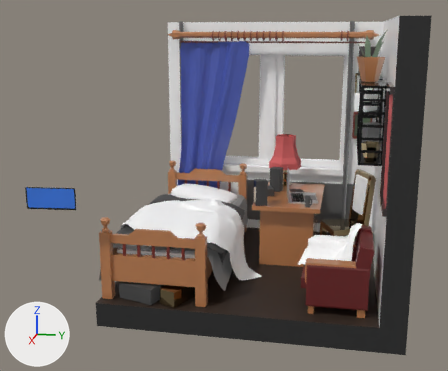
Renders of the glTF model public/models/isometric_room_fin_3.glb from each side of a commit.
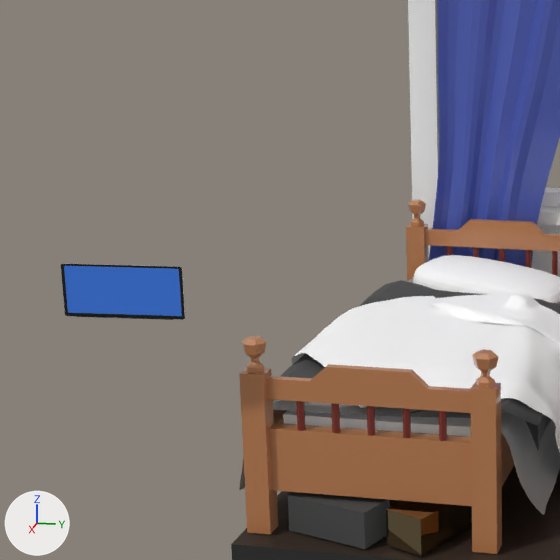
Each version is shown whole from a 50 mm camera at (4.919, 0.731, 1.902) aimed at (0.034, -0.246, 0.68), then close up on the part from 0% to 52% of the width and 21% to 83% of the height. Every picture has the same lights, and +X, +Y and +Z are marked at lower left. Where no turn or scale is listed for an object, it has been applied to the vertices.
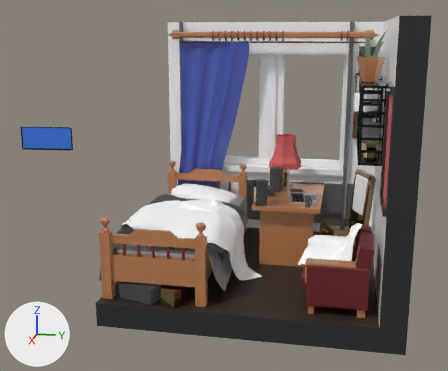
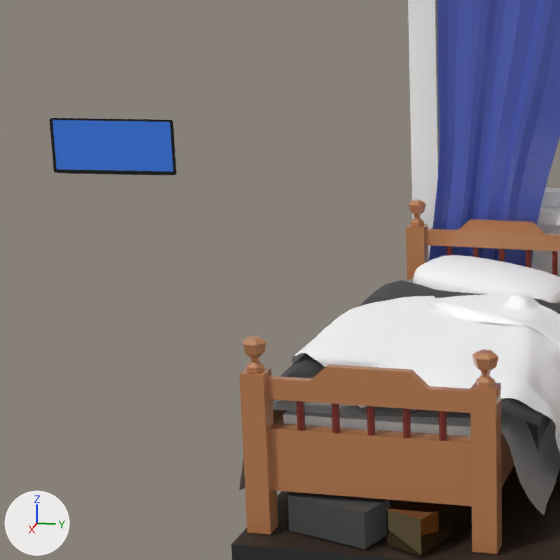
The change, as JSON lines over the scene's bpy script:
```json
{"op": "set", "path": "ob_screen_001.location", "old": "(1.117, -1.237, 0.801)", "new": "(1.117, -1.237, 1.216)"}
```

Boxes (x1, y1, x2, y2) around the edits, measured in the close-ups (560 x 560 px):
```json
{"object": "screen.001", "change": "moved", "before": [60, 263, 185, 320], "after": [49, 118, 177, 175]}
```
